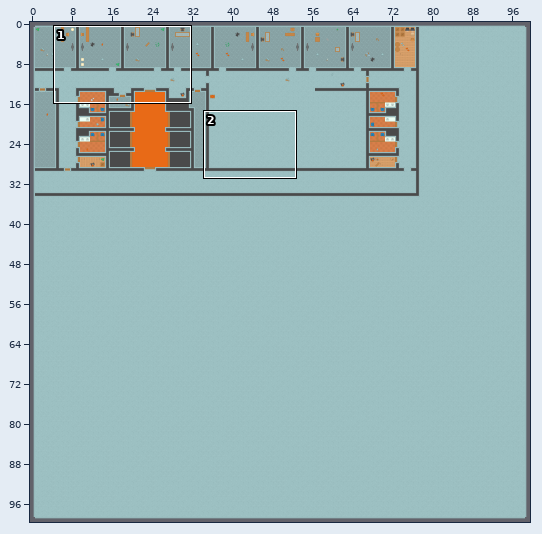
Two states of a Tiled map, maps/clab_map.tmx. Above, an overview of the earlier version with the close-up marked.
Close-up. Earlier state:
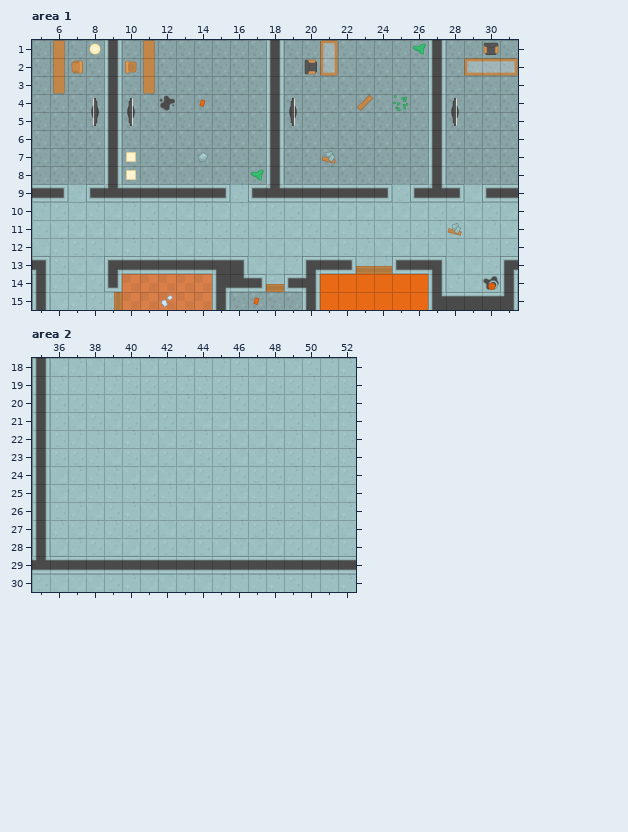
Cells are 64x64 px. Shown: area 1 x 5..31, y 1..15; area 2 x 35..52, y 18..30. The commit also changed other parts of the map, which this record leaves out.
After the commit:
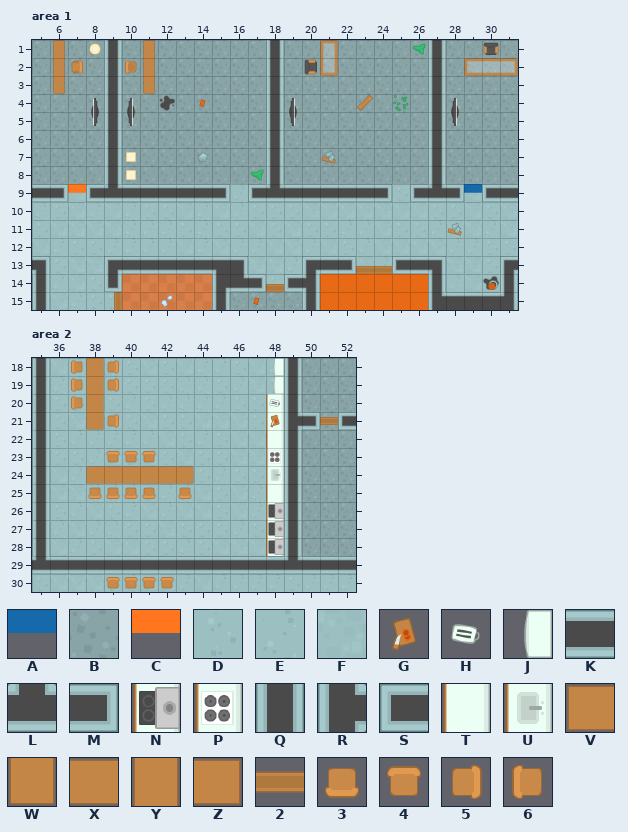
Key: from "blue": A 0 turned 180; from "floor": B 0; from "orange": C 0 turned 180; from "tiles": D 6, E 7, F 9, G 267 turned 90, H 268, J 269 turned 270, K 281, L 283, M 284, N 295 turned 270, P 296 turned 270, Q 308, R 309, S 312, T 320 turned 270, U 322 turned 270, V 452, W 452 turned 270, X 453, Y 453 turned 270, Z 454, 2 467, 3 529, 4 529 turned 180, 5 529 turned 270, 6 529 turned 90.
_ is an empty cell, # one hidden under a higher layer.
From old to new:
{"where": "layer \"Furnitare\", area 1"}
{"y":9,"x":7,"old":"_","new":"C"}
{"y":9,"x":29,"old":"_","new":"A"}
{"where": "layer \"Floor\", area 2"}
{"y":18,"x":50,"old":"DEE","new":"BBB"}
{"y":19,"x":50,"old":"EDD","new":"BBB"}
{"y":20,"x":50,"old":"EFE","new":"BBB"}
{"y":21,"x":49,"old":"DEFE","new":"#MBS"}
{"y":22,"x":50,"old":"FED","new":"BBB"}
{"y":23,"x":50,"old":"EDE","new":"BBB"}
{"y":24,"x":50,"old":"EFD","new":"BBB"}
{"y":25,"x":50,"old":"DEF","new":"BBB"}
{"y":26,"x":50,"old":"EFE","new":"BBB"}
{"y":27,"x":50,"old":"FDF","new":"BBB"}
{"y":28,"x":50,"old":"DED","new":"BBB"}
{"where": "layer \"Walls\", area 2"}
{"y":18,"x":48,"old":"__","new":"JQ"}
{"y":19,"x":48,"old":"__","new":"JQ"}
{"y":20,"x":48,"old":"__","new":"TQ"}
{"y":21,"x":48,"old":"__","new":"TR"}
{"y":22,"x":48,"old":"__","new":"TQ"}
{"y":23,"x":48,"old":"__","new":"PQ"}
{"y":24,"x":48,"old":"__","new":"UQ"}
{"y":25,"x":48,"old":"__","new":"TQ"}
{"y":26,"x":48,"old":"__","new":"NQ"}
{"y":27,"x":48,"old":"__","new":"TQ"}
{"y":28,"x":48,"old":"__","new":"TQ"}
{"y":29,"x":49,"old":"K","new":"L"}
{"where": "layer \"Furnitare\", area 2"}
{"y":18,"x":37,"old":"___","new":"6Y5"}
{"y":19,"x":37,"old":"___","new":"6Y5"}
{"y":20,"x":37,"old":"__","new":"6Y"}
{"y":20,"x":48,"old":"_","new":"H"}
{"y":21,"x":38,"old":"__","new":"W5"}
{"y":21,"x":48,"old":"_","new":"G"}
{"y":21,"x":51,"old":"_","new":"2"}
{"y":22,"x":48,"old":"_","new":"T"}
{"y":23,"x":39,"old":"___","new":"444"}
{"y":24,"x":38,"old":"______","new":"VXXXXZ"}
{"y":25,"x":38,"old":"____","new":"3333"}
{"y":25,"x":43,"old":"_","new":"3"}
{"y":25,"x":48,"old":"_","new":"T"}
{"y":27,"x":48,"old":"_","new":"N"}
{"y":28,"x":48,"old":"_","new":"N"}
{"y":30,"x":39,"old":"____","new":"4444"}
{"label":"added","picture_box":[68,184,86,193]}
{"label":"added","picture_box":[464,184,482,193]}
{"label":"added","picture_box":[71,358,119,430]}
{"label":"changed","picture_box":[266,358,356,561]}
{"label":"added","picture_box":[86,451,194,499]}
{"label":"added","picture_box":[106,577,174,589]}
